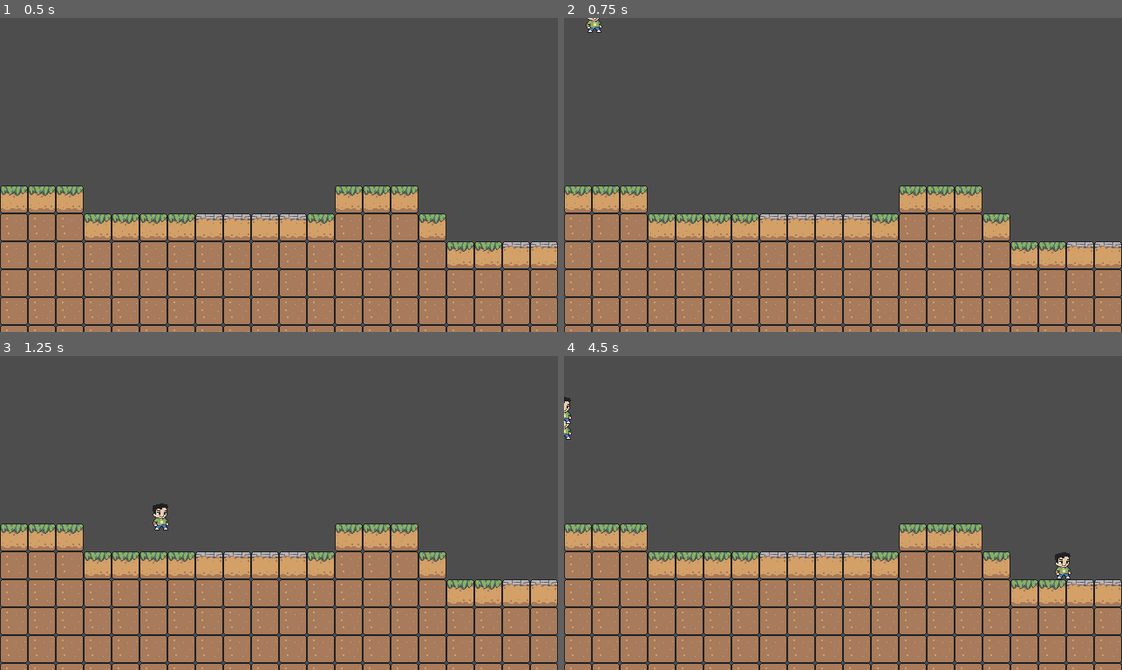
Above: before the commit, frames 1-4 (two rows, left to right).
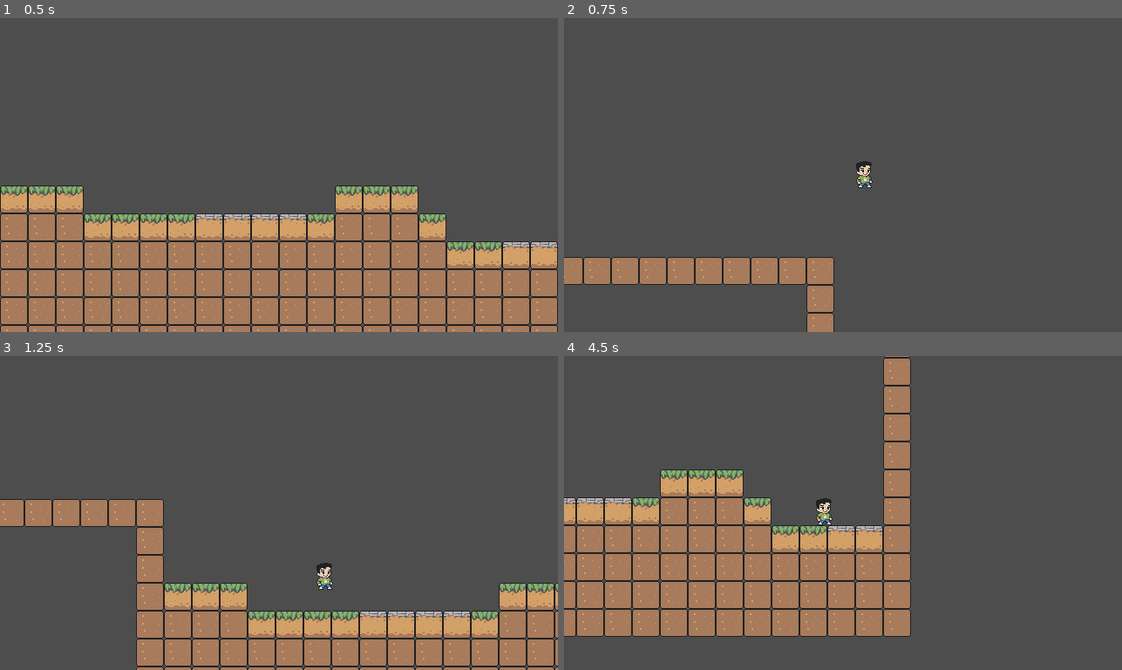
Above: after the commit, the same moments.

Repository: franopx/pc-survs
Game: Godot game, scene res://levels/level_1/level_1.tscn
Two runs of this game, one before a commit and one after it. Both use one fixed random seed, a clock stepped at 60 frames per second and the inputs below.
Inputs:
- Up to frame 1 (0.5 s): no input
- Up to frame 2 (0.75 s): tap Enter (ui_accept) at 0.5 s; hold Right (ui_right) from 0.53 s (still down); tap H at 0.6 s
- Up to frame 3 (1.25 s): keep holding Right (ui_right); tap Enter (ui_accept) at 0.77 s
- Up to frame 4 (4.5 s): tap J at 1.35, 2.85, 4.35 s; tap Enter (ui_accept) at 1.52, 3.02, 3.77 s; release Right (ui_right) at 2.03 s; hold Left (ui_left) 2.03-2.78 s; tap H at 2.1, 3.6 s; hold Right (ui_right) 2.78-4.28 s; hold Left (ui_left) from 4.28 s (still down)

Frame 1 is identical in both runs. In frame 2, 34% of the frame differs, in the area x 0-100%, y 0-100%; in frame 3, 32%; in frame 4, 39%.

Commit message:
add many thin\

Diff:
--- a/entities/player/player.gd
+++ b/entities/player/player.gd
@@ -10,6 +10,10 @@
 
 func _enter_tree():
 	set_multiplayer_authority(name.to_int())
+
+func _ready():
+	if(is_multiplayer_authority()):
+		$Camera2D.enabled = true
 
 func _physics_process(delta):
 	# Add the gravity.
--- a/entities/player/player.tscn
+++ b/entities/player/player.tscn
@@ -21,6 +21,10 @@
 [node name="CollisionShape2D" type="CollisionShape2D" parent="."]
 shape = SubResource("RectangleShape2D_ijipx")
 
+[node name="Camera2D" type="Camera2D" parent="."]
+enabled = false
+position_smoothing_enabled = true
+
 [node name="MultiplayerSynchronizer" type="MultiplayerSynchronizer" parent="."]
 replication_config = SubResource("SceneReplicationConfig_4a1n2")
 visibility_update_mode = 1
--- /dev/null
+++ b/ui/Lobby.gd
@@ -0,0 +1,16 @@
+extends Control
+
+
+# Called when the node enters the scene tree for the first time.
+func _ready():
+	pass # Replace with function body.
+
+
+# Called every frame. 'delta' is the elapsed time since the previous frame.
+func _process(delta):
+	pass
+
+
+func _on_button_3_pressed():
+	# start game
+	pass
--- /dev/null
+++ b/ui/Lobby.tscn
@@ -0,0 +1,90 @@
+[gd_scene load_steps=3 format=3 uid="uid://bi3d4qbp2uyht"]
+
+[ext_resource type="Script" path="res://ui/Lobby.gd" id="1_sr1l7"]
+
+[sub_resource type="StyleBoxFlat" id="StyleBoxFlat_fn51o"]
+
+[node name="Lobby" type="Control"]
+layout_mode = 3
+anchors_preset = 15
+anchor_right = 1.0
+anchor_bottom = 1.0
+grow_horizontal = 2
+grow_vertical = 2
+script = ExtResource("1_sr1l7")
+
+[node name="Panel" type="Panel" parent="."]
+layout_mode = 1
+anchors_preset = 15
+anchor_right = 1.0
+anchor_bottom = 1.0
+offset_left = 44.0
+offset_top = 24.0
+offset_right = -44.0
+offset_bottom = -24.0
+grow_horizontal = 2
+grow_vertical = 2
+
+[node name="VBoxContainer" type="VBoxContainer" parent="Panel"]
+layout_mode = 0
+offset_left = 44.0
+offset_top = 120.0
+offset_right = 200.0
+offset_bottom = 197.0
+
+[node name="Label" type="Label" parent="Panel/VBoxContainer"]
+layout_mode = 2
+theme_override_styles/normal = SubResource("StyleBoxFlat_fn51o")
+
+[node name="Label2" type="Label" parent="Panel/VBoxContainer"]
+layout_mode = 2
+theme_override_styles/normal = SubResource("StyleBoxFlat_fn51o")
+
+[node name="Label3" type="Label" parent="Panel/VBoxContainer"]
+layout_mode = 2
+theme_override_styles/normal = SubResource("StyleBoxFlat_fn51o")
+
+[node name="VBoxContainer2" type="VBoxContainer" parent="Panel"]
+layout_mode = 0
+offset_left = 364.0
+offset_top = 120.0
+offset_right = 520.0
+offset_bottom = 197.0
+
+[node name="Label" type="Label" parent="Panel/VBoxContainer2"]
+layout_mode = 2
+theme_override_styles/normal = SubResource("StyleBoxFlat_fn51o")
+
+[node name="Label2" type="Label" parent="Panel/VBoxContainer2"]
+layout_mode = 2
+theme_override_styles/normal = SubResource("StyleBoxFlat_fn51o")
+
+[node name="Label3" type="Label" parent="Panel/VBoxContainer2"]
+layout_mode = 2
+theme_override_styles/normal = SubResource("StyleBoxFlat_fn51o")
+
+[node name="Button" type="Button" parent="."]
+layout_mode = 0
+offset_left = 136.0
+offset_top = 256.0
+offset_right = 188.0
+offset_bottom = 287.0
+text = "Join A"
+
+[node name="Button2" type="Button" parent="."]
+layout_mode = 0
+offset_left = 464.0
+offset_top = 256.0
+offset_right = 516.0
+offset_bottom = 287.0
+text = "Join B"
+
+[node name="Button3" type="Button" parent="."]
+layout_mode = 0
+offset_left = 288.0
+offset_top = 272.0
+offset_right = 344.0
+offset_bottom = 303.0
+text = "START"
+
+[connection signal="pressed" from="Button3" to="." method="_on_button_3_pressed"]
--- a/ui/Menu.tscn
+++ b/ui/Menu.tscn
@@ -1,6 +1,7 @@
-[gd_scene load_steps=2 format=3 uid="uid://dy60ty1xnrpyp"]
+[gd_scene load_steps=3 format=3 uid="uid://dy60ty1xnrpyp"]
 
 [ext_resource type="FontFile" uid="uid://lhllcxkjd4mx" path="res://fonts/Chonkly.otf" id="1_jdtvk"]
+[ext_resource type="FontFile" uid="uid://ddlww8dbl2rsl" path="res://fonts/PublicPixel.otf" id="2_6wajq"]
 
 [node name="Menu" type="Control"]
 layout_mode = 3
@@ -16,9 +17,9 @@
 anchor_right = 1.0
 anchor_bottom = 1.0
 offset_left = 164.0
-offset_top = 48.0
+offset_top = 44.0
 offset_right = -164.0
-offset_bottom = -48.0
+offset_bottom = -52.0
 grow_horizontal = 2
 grow_vertical = 2
 
@@ -45,3 +46,75 @@
 text = "[center][wave amp=15 freq=3]Botanical Creatures[/wave]
 [/center]"
 fit_content = true
+
+[node name="HSeparator" type="HSeparator" parent="Panel/MarginContainer/VBoxContainer"]
+layout_mode = 2
+
+[node name="Label" type="Label" parent="Panel/MarginContainer/VBoxContainer"]
+layout_mode = 2
+theme_override_fonts/font = ExtResource("2_6wajq")
+text = "Host"
+
+[node name="Button" type="Button" parent="Panel/MarginContainer/VBoxContainer"]
+layout_mode = 2
+theme_override_fonts/font = ExtResource("2_6wajq")
+text = "Create lobby"
+
+[node name="HSeparator2" type="HSeparator" parent="Panel/MarginContainer/VBoxContainer"]
+layout_mode = 2
+
+[node name="Label2" type="Label" parent="Panel/MarginContainer/VBoxContainer"]
+layout_mode = 2
+theme_override_fonts/font = ExtResource("2_6wajq")
+text = "Join"
+
+[node name="IP" type="HBoxContainer" parent="Panel/MarginContainer/VBoxContainer"]
+layout_mode = 2
+
+[node name="Label" type="Label" parent="Panel/MarginContainer/VBoxContainer/IP"]
+layout_mode = 2
+theme_override_fonts/font = ExtResource("2_6wajq")
+text = "IP:"
+
+[node name="LineEdit" type="LineEdit" parent="Panel/MarginContainer/VBoxContainer/IP"]
+layout_mode = 2
+size_flags_horizontal = 3
+theme_override_fonts/font = ExtResource("2_6wajq")
+text = "localhost"
+virtual_keyboard_type = 2
+
+[node name="IP2" type="HBoxContainer" parent="Panel/MarginContainer/VBoxContainer"]
+layout_mode = 2
+
+[node name="Label" type="Label" parent="Panel/MarginContainer/VBoxContainer/IP2"]
+layout_mode = 2
+theme_override_fonts/font = ExtResource("2_6wajq")
+text = "Port:"
+
+[node name="LineEdit" type="LineEdit" parent="Panel/MarginContainer/VBoxContainer/IP2"]
+layout_mode = 2
+size_flags_horizontal = 3
+theme_override_fonts/font = ExtResource("2_6wajq")
+text = "6000"
+virtual_keyboard_type = 2
+
+[node name="User" type="HBoxContainer" parent="Panel/MarginContainer/VBoxContainer"]
+layout_mode = 2
+
+[node name="Label" type="Label" parent="Panel/MarginContainer/VBoxContainer/User"]
+layout_mode = 2
+theme_override_fonts/font = ExtResource("2_6wajq")
+text = "Nick:"
+
+[node name="LineEdit" type="LineEdit" parent="Panel/MarginContainer/VBoxContainer/User"]
+layout_mode = 2
+size_flags_horizontal = 3
+theme_override_fonts/font = ExtResource("2_6wajq")
+text = "Player"
+placeholder_text = "Player"
+virtual_keyboard_type = 2
+
+[node name="Button2" type="Button" parent="Panel/MarginContainer/VBoxContainer"]
+layout_mode = 2
+theme_override_fonts/font = ExtResource("2_6wajq")
+text = "Join lobby"
